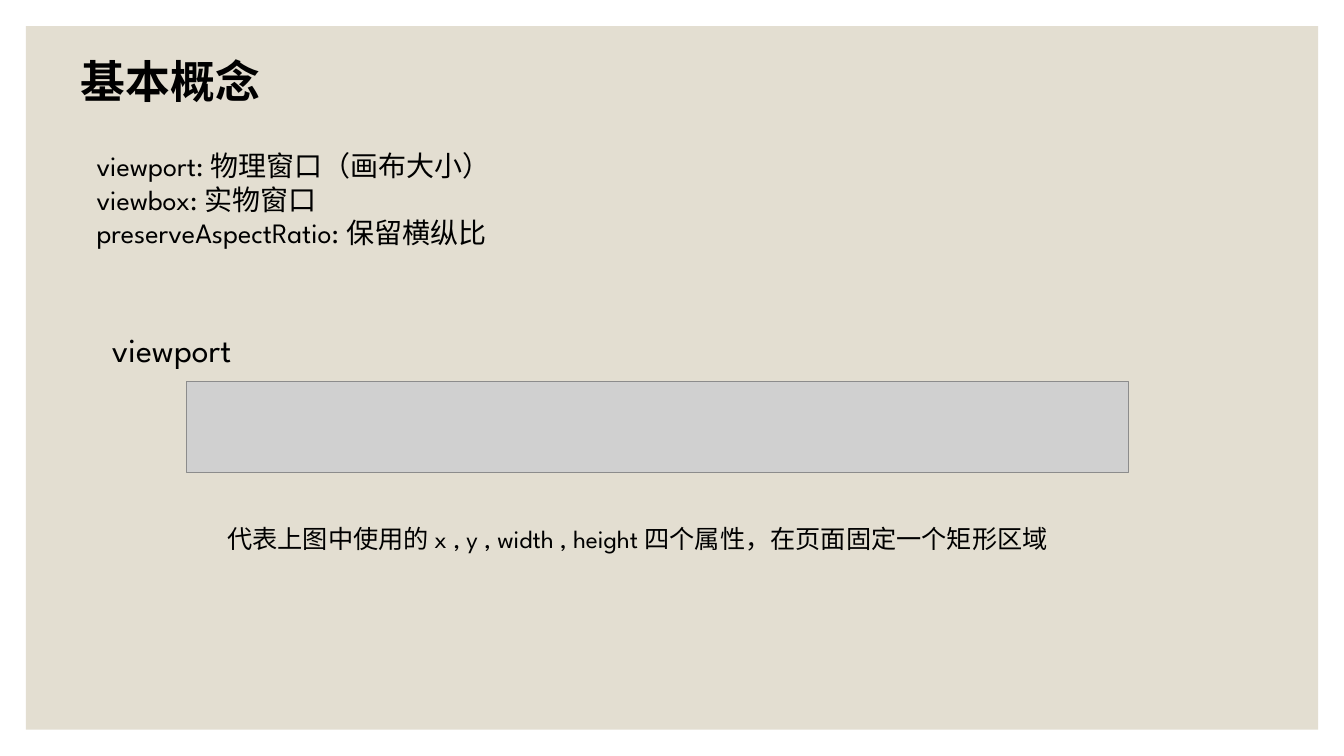
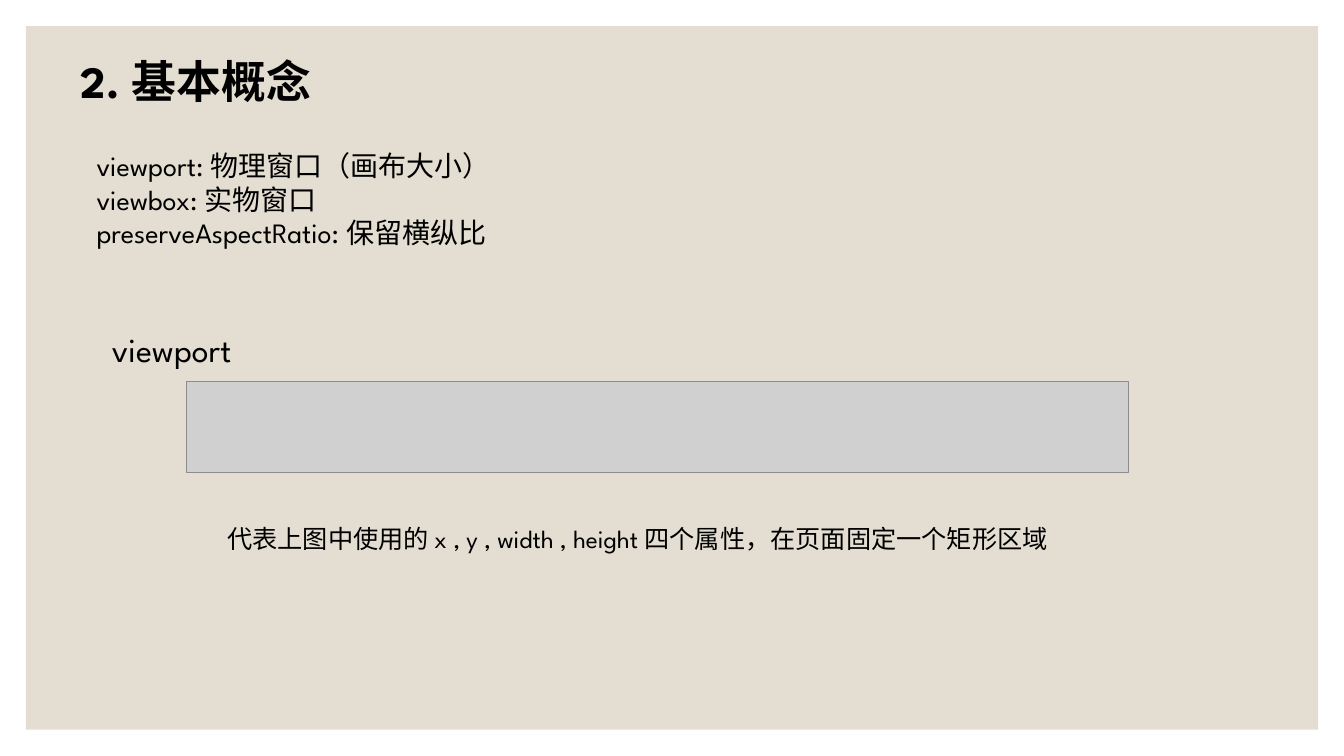
Before and after one commit to SouthLink/svg-demo, a slide deck: slide 5 of SVG动画 [自动保存] [自动保存].pptx. Drawn at 1344x756 pixels with LibreOffice and Linux fonts; fonts in the diff are those of the drawing; grey boxes stand for pictures. Boxes give left, top, right and bottom in pixels: in the first picture for what was removed or moved away, otherwise in the second. Text is boxed around its words. In the diff, an @@ line names an element or a change of style, - is before the commit and + after.

```diff
--- a/SVG动画 [自动保存] [自动保存].pptx
+++ b/SVG动画 [自动保存] [自动保存].pptx
@@ text at (81,59,311,102): text changed @@
-基本概念
+2. 基本概念
```
Also in this commit, not shown: 10 other slides changed, 2 slides added, 3 slides removed.
